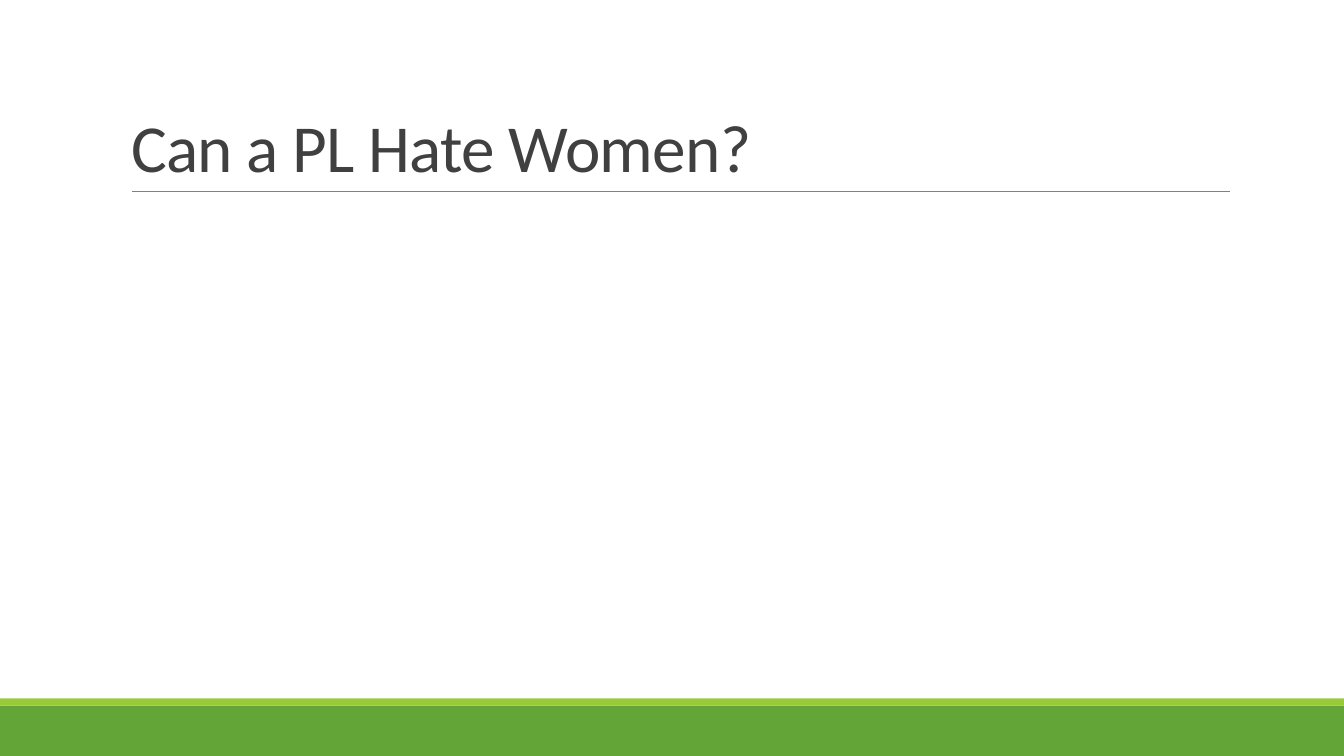
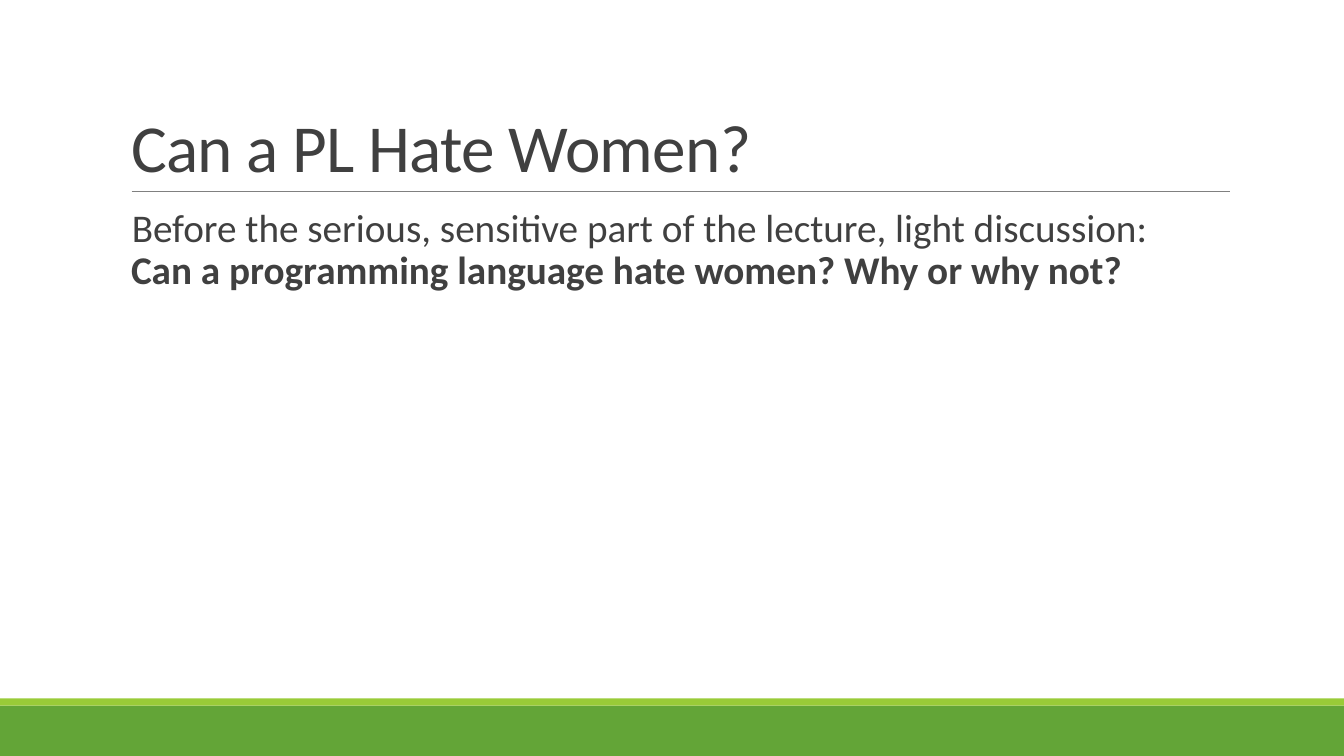
Before and after one commit to rbohrer/pl-course, a slide deck: slide 4 of LectureSlides/10GenderDisability.pptx. Drawn at 1344x756 pixels with LibreOffice and Linux fonts; fonts in the diff are those of the drawing. Boxes give left, top, right and bottom in pixels: in the first picture for what was removed or moved away, otherwise in the second. Text is boxed around its words. In the diff, an @@ line names an element or a change of style, - is before the commit and + after.

```diff
--- a/LectureSlides/10GenderDisability.pptx
+++ b/LectureSlides/10GenderDisability.pptx
@@ text added at box(131, 214, 1147, 291), 28 pt, text #404040 @@
+  Before the serious, sensitive part of the lecture, light discussion:
+  Can a programming language hate women? Why or why not?
```
Also in this commit, not shown: 2 other slides changed, 20 slides added, 1 slide removed.
